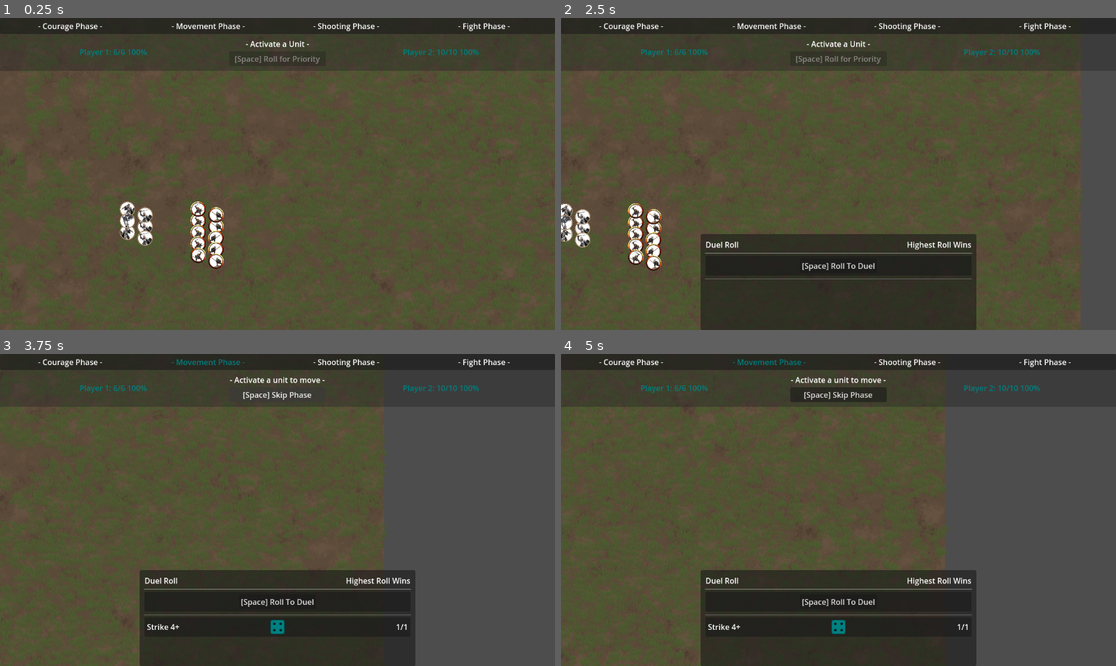
Above: before the commit, frames 1-4 (two rows, left to right).
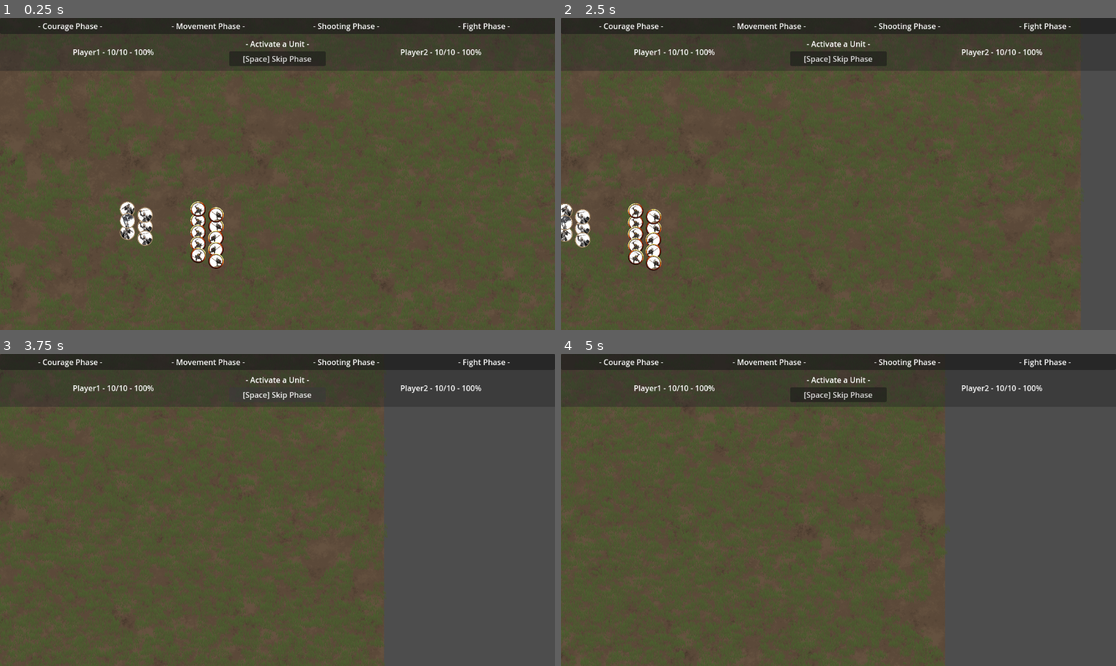
Above: after the commit, the same moments.

Repository: tharmoth/wargame
Game: Godot game, scene res://src/main.tscn
Two runs of this game, one before a commit and one after it. Both use one fixed random seed, a clock stepped at 60 frames per second and the inputs below.
Inputs (mouse positions are in pixels of both pictures, inside the frame that each line leads up to):
- Up to frame 1 (0.25 s): no input
- Up to frame 2 (2.5 s): click (838, 58) at 0.5 s, where only the run after the commit has a clickable "[Space] Skip Phase"; click (838, 58) at 1.25 s, where only the run after the commit has a clickable "[Space] Skip Phase"; tap Enter at 2 s; move the mouse to (705, 227) at 2.02 s; hold D (right) from 2.03 s (still down); click (705, 227) at 2.1 s; tap Space (space) at 2.3 s
- Up to frame 3 (3.75 s): release D (right) at 2.75 s; click (277, 600) at 2.75 s, where only the run before the commit has a clickable "[Space] Roll To Duel"; click "[Space] Roll for Priority" (after the commit: "[Space] Skip Phase") at 3.5 s
- Up to frame 4 (5 s): tap Space (space) at 4.25, 4.35 s; move the mouse to (727, 525) at 4.27 s; hold S (down) from 4.28 s (still down); click (727, 525) at 4.55 s

The runs differ from the first frame. In frame 1, 0.6% of the frame differs, in the area x 13-87%, y 10-15%; in frame 2, 16%; in frame 3, 16%, in the area x 13-87%, y 1-100%; in frame 4, 16%.
Error after the commit: Parse Error: Class "TurnManager" hides a global script class. (res://src/gui/next_turn_button.gd:1)

Commit message:
Reorganized Classes

Diff:
--- a/src/gui/gui.gd
+++ b/src/gui/gui.gd
@@ -6,7 +6,8 @@
 	STAB,
 	MISS,
 	TURN,
-	WALK
+	WALK,
+	ROLL
 }
 
 func _enter_tree() -> void:
@@ -43,18 +44,11 @@
 	%RollButton.connect("pressed", _button_pressed)
 
 func _button_pressed() -> void:
-	var audio : AudioStreamPlayer2D = %DiceRoll
-	audio.play()
 	TurnManager.button_pressed()
 
 func _process(delta : float) -> void:
 	if Input.is_action_just_pressed("space"):
-		if %FightGui.visible:
-			_button_pressed()
-		elif TurnManager.Instance.current_phase.can_end_phase():
-			TurnManager.end_phase()
-		else:
-			_button_pressed()
+		_button_pressed()
 
 #
 # Private
@@ -69,6 +63,8 @@
 			%TurnAudio.play()
 		Sound.WALK:
 			%WalkAudio.play()
+		Sound.ROLL:
+			%RollAudio.play()
 
 func _show_message(message : String) -> void:
 	var roll_row : RollRow = RollRow.scene.instantiate()
--- a/src/main.tscn
+++ b/src/main.tscn
@@ -1,17 +1,17 @@
 [gd_scene load_steps=61 format=4 uid="uid://b04ht6lcp6bll"]
 
 [ext_resource type="Texture2D" uid="uid://0vatctgjeqkt" path="res://data/Tileset.png" id="1_4hsw7"]
-[ext_resource type="PackedScene" uid="uid://b37ghh2g33fmw" path="res://src/unit.tscn" id="2_2v1yl"]
-[ext_resource type="Script" path="res://src/background_tilemap.gd" id="2_3r1ld"]
+[ext_resource type="PackedScene" uid="uid://b37ghh2g33fmw" path="res://src/rpg/unit.tscn" id="2_2v1yl"]
+[ext_resource type="Script" path="res://src/display/background_tilemap.gd" id="2_3r1ld"]
 [ext_resource type="Script" path="res://src/sk/sktilemap.gd" id="3_hch2e"]
-[ext_resource type="Script" path="res://src/tilemap_prop_spawner.gd" id="3_tv2ed"]
-[ext_resource type="PackedScene" uid="uid://chq7bhahdncm5" path="res://src/human.tscn" id="4_16xkx"]
+[ext_resource type="Script" path="res://src/sk/tilemap_prop_spawner.gd" id="3_tv2ed"]
+[ext_resource type="PackedScene" uid="uid://chq7bhahdncm5" path="res://src/rpg/human.tscn" id="4_16xkx"]
 [ext_resource type="Texture2D" uid="uid://cbxbwbks7vc6q" path="res://data/graphics/Grass5.png" id="4_f5pk6"]
 [ext_resource type="Texture2D" uid="uid://cv0uncrxnkr30" path="res://data/graphics/Grass2.png" id="4_qa127"]
 [ext_resource type="Texture2D" uid="uid://ynqhuujy1oem" path="res://data/MT_Sword.png" id="4_r5m01"]
-[ext_resource type="Script" path="res://src/stats.gd" id="4_urjio"]
+[ext_resource type="Script" path="res://src/rpg/stats.gd" id="4_urjio"]
 [ext_resource type="Texture2D" uid="uid://8odra3nmg2jh" path="res://data/MT_Spear.png" id="5_08co2"]
-[ext_resource type="Script" path="res://src/next_turn_button.gd" id="5_jd13d"]
+[ext_resource type="Script" path="res://src/gui/next_turn_button.gd" id="5_jd13d"]
 [ext_resource type="Texture2D" uid="uid://dhphmvt7kkqj1" path="res://data/MT_Banner.png" id="6_bxqvr"]
 [ext_resource type="Texture2D" uid="uid://bkr75yb0fwak3" path="res://data/MG_Sword_token.png" id="8_i1ja1"]
 [ext_resource type="Texture2D" uid="uid://ctul66n8lheb1" path="res://data/MG_Spear_token.png" id="9_jwldu"]
@@ -22,7 +22,7 @@
 [ext_resource type="Script" path="res://src/gui/phase_gui.gd" id="16_krslf"]
 [ext_resource type="Script" path="res://src/gui/player_info.gd" id="17_fpiss"]
 [ext_resource type="AudioStream" uid="uid://bc0ommhcdp18r" path="res://data/sfx/dice3.wav" id="17_l51fq"]
-[ext_resource type="Script" path="res://src/pan_camera.gd" id="17_xtrf0"]
+[ext_resource type="Script" path="res://src/sk/pan_camera.gd" id="17_xtrf0"]
 [ext_resource type="AudioStream" uid="uid://b3bgd7by7weqk" path="res://data/sfx/stab/zapsplat_warfare_sword_blade_tip_stab_dig_into_earth_soil_mud_009_93653.mp3" id="21_y7mm8"]
 [ext_resource type="AudioStream" uid="uid://qcebp044kvem" path="res://data/sfx/stab/zapsplat_warfare_sword_stab_into_body_flesh_light_squelch_93748.mp3" id="22_3w8ta"]
 [ext_resource type="AudioStream" uid="uid://byi6224j541q4" path="res://data/sfx/swing/swing.wav" id="23_v0bq3"]
@@ -294,12 +294,6 @@
 [sub_resource type="StyleBoxFlat" id="StyleBoxFlat_brkq5"]
 bg_color = Color(0.147672, 0.147672, 0.147672, 0.415686)
 
-[sub_resource type="AudioStreamRandomizer" id="AudioStreamRandomizer_6xkd4"]
-streams_count = 3
-stream_0/stream = ExtResource("15_26fok")
-stream_1/stream = ExtResource("16_kebbf")
-stream_2/stream = ExtResource("17_l51fq")
-
 [sub_resource type="AudioStreamRandomizer" id="AudioStreamRandomizer_t518l"]
 streams_count = 2
 stream_0/stream = ExtResource("21_y7mm8")
@@ -322,6 +316,12 @@
 stream_2/stream = ExtResource("29_1j5su")
 stream_3/stream = ExtResource("30_l4yqq")
 stream_4/stream = ExtResource("31_du64i")
+
+[sub_resource type="AudioStreamRandomizer" id="AudioStreamRandomizer_6xkd4"]
+streams_count = 3
+stream_0/stream = ExtResource("15_26fok")
+stream_1/stream = ExtResource("16_kebbf")
+stream_2/stream = ExtResource("17_l51fq")
 
 [node name="Node2D" type="Node2D"]
 position = Vector2(1, 0)
@@ -673,10 +673,6 @@
 layout_mode = 2
 size_flags_horizontal = 3
 
-[node name="DiceRoll" type="AudioStreamPlayer2D" parent="Gui/Control"]
-unique_name_in_owner = true
-stream = SubResource("AudioStreamRandomizer_6xkd4")
-
 [node name="BattleCompleteGui" type="VBoxContainer" parent="Gui/Control"]
 unique_name_in_owner = true
 visible = false
@@ -718,6 +714,10 @@
 stream = SubResource("AudioStreamRandomizer_kexk4")
 volume_db = -40.0
 max_polyphony = 20
+
+[node name="RollAudio" type="AudioStreamPlayer" parent="Gui"]
+unique_name_in_owner = true
+stream = SubResource("AudioStreamRandomizer_6xkd4")
 
 [node name="Camera2D" type="Camera2D" parent="."]
 position = Vector2(1554, 782)
--- /dev/null
+++ b/src/phases/turn_manager.gd
@@ -0,0 +1,175 @@
+class_name TurnManager extends Button
+
+static var Instance : TurnManager
+
+var current_phase : BasePhase = null
+var player1_phases : Array = []
+var player2_phases : Array = []
+var next_phase_requested : bool = false
+var battle : Battle = Battle.new()
+var player1_priority : bool = true
+
+#
+# Public
+#
+static func mouse_over(unit : Unit) -> void:
+	Instance._mouse_over(unit)
+
+static func mouse_exit(unit : Unit) -> void:
+	Instance._mouse_exit(unit)
+
+static func mouse_pressed(unit : Unit) -> void:
+	Instance._mouse_pressed(unit)
+
+static func button_pressed() -> void:
+	Instance._button_pressed()
+
+static func end_phase() -> void:
+	Instance._request_end_phase()
+
+static func end_battle() -> void:
+	Instance._end_battle()
+
+#
+# Godot
+#
+func _enter_tree() -> void:
+	Instance = self
+
+func _ready() -> void:
+	var priorityPhase : PriorityPhase = PriorityPhase.new()
+	priorityPhase.name = "priority"
+
+	var couragePhase : CouragePhase = CouragePhase.new()
+	couragePhase.team = "player1"
+	couragePhase.name = "courage"
+
+	var player2couragePhase : CouragePhase = CouragePhase.new()
+	player2couragePhase.team = "player2"
+	player2couragePhase.name = "courage"
+
+	var player1movement : MovementPhase = MovementPhase.new()
+	player1movement.team = "player1"
+	player1movement.name = "movement"
+
+	var player2movement : AIMovementPhase = AIMovementPhase.new()
+	player2movement.team = "player2"
+	player2movement.name = "movement"
+
+	var pairOffPhase : PairOffPhase = PairOffPhase.new()
+	pairOffPhase.name = "pair"
+
+	var player1supportPhase : SupportPhase = SupportPhase.new()
+	player1supportPhase.get_combats = pairOffPhase.get_combats
+	player1supportPhase.name = "support"
+
+	var player2SupportPhase : AISupportPhase = AISupportPhase.new()
+	player2SupportPhase.get_combats = pairOffPhase.get_combats
+	player2SupportPhase.team = "player2"
+	player2SupportPhase.name = "support"
+
+	var fightPhase : FightPhase = FightPhase.new()
+	fightPhase.get_combats = pairOffPhase.get_combats
+	fightPhase.get_supports1 = player1supportPhase.get_supports
+	fightPhase.get_supports2 = player2SupportPhase.get_supports
+	fightPhase.name = "fight"
+
+	var cleanupPhase : CleanupPhase = CleanupPhase.new()
+	cleanupPhase.name = "cleanup"
+
+	player1_phases.append(priorityPhase)
+	player1_phases.append(couragePhase)
+	player1_phases.append(player2couragePhase)
+	player1_phases.append(player1movement)
+	player1_phases.append(player2movement)
+	player1_phases.append(pairOffPhase)
+	player1_phases.append(player1supportPhase)
+	player1_phases.append(player2SupportPhase)
+	player1_phases.append(fightPhase)
+	player1_phases.append(cleanupPhase)
+
+	player2_phases.append(priorityPhase)
+	player2_phases.append(player2couragePhase)
+	player2_phases.append(couragePhase)
+	player2_phases.append(player2movement)
+	player2_phases.append(player1movement)
+	player2_phases.append(pairOffPhase)
+	player2_phases.append(player2SupportPhase)
+	player2_phases.append(player1supportPhase)
+	player2_phases.append(fightPhase)
+	player2_phases.append(cleanupPhase)
+
+	battle.player_1_starting_count = WargameUtils.get_units("player1").size()
+	battle.player_2_starting_count = WargameUtils.get_units("player2").size()
+
+	end_phase()
+
+func _pressed() -> void:
+	end_phase()
+
+func _process(delta: float) -> void:
+	if Input.is_action_just_pressed("left_click") and current_phase != null:
+		current_phase.mouse_pressed(SKTileMap.Instance.get_global_mouse_position())
+	disabled = not (current_phase == null or current_phase != null and current_phase.can_end_phase())
+	# print(str(next_phase_requested) + " " + str(_all_animations_finished()))
+	if next_phase_requested and _all_animations_finished():
+		next_phase_requested = false
+		_do_end_phase()
+
+#
+# Private
+#
+func _mouse_over(unit : Unit) -> void:
+	if current_phase != null: current_phase.mouse_over(unit)
+
+func _mouse_exit(unit : Unit) -> void:
+	if current_phase != null: current_phase.mouse_exit(unit)
+
+func _mouse_pressed(unit : Unit) -> void:
+	pass
+
+func _button_pressed() -> void:
+	if current_phase != null: current_phase.button_pressed()
+
+func _all_animations_finished() -> bool:
+	for unit : Unit in WargameUtils.get_units():
+		if unit.is_in_animation():
+			return false
+	return true
+
+func _request_end_phase() -> void:
+	next_phase_requested = true
+
+func _do_end_phase() -> void:
+	if current_phase != null and not current_phase.can_end_phase():
+		return
+
+	var current_index : int
+	if player1_priority:
+		current_index = player1_phases.find(current_phase)
+		if current_index == len(player1_phases) - 1:
+			current_index = 0
+			GUI.play_audio(GUI.Sound.TURN)
+		else:
+			current_index += 1
+	else:
+		current_index = player2_phases.find(current_phase)
+		if current_index == len(player2_phases) - 1:
+			current_index = 0
+			GUI.play_audio(GUI.Sound.TURN)
+		else:
+			current_index += 1
+
+	if current_phase != null:
+		current_phase.end_phase()
+
+	if player1_priority:
+		current_phase = player1_phases[current_index]
+	else:
+		current_phase = player2_phases[current_index]
+
+	current_phase.start_phase()
+	%PhaseGui.set_current_phase(current_phase.name)
+
+func _end_battle() -> void:
+	%BattleCompleteGui.show()
--- a/src/unit.tscn
+++ b/src/rpg/human.tscn
@@ -1,33 +1,33 @@
-[gd_scene load_steps=5 format=3 uid="uid://b37ghh2g33fmw"]
+[gd_scene load_steps=5 format=3 uid="uid://chq7bhahdncm5"]
 
-[ext_resource type="Script" path="res://src/unit.gd" id="1_y61sw"]
-[ext_resource type="Texture2D" uid="uid://k5afcyyhovku" path="res://data/goblin_token.png" id="2_5ikvt"]
-[ext_resource type="Script" path="res://src/stats.gd" id="2_itk8f"]
+[ext_resource type="Script" path="res://src/rpg/unit.gd" id="1_qb51t"]
+[ext_resource type="Script" path="res://src/rpg/stats.gd" id="2_3w3vi"]
+[ext_resource type="Texture2D" uid="uid://dpdyhproqirjd" path="res://data/human_token.png" id="2_bs4o6"]
 
-[sub_resource type="Resource" id="Resource_dnlab"]
+[sub_resource type="Resource" id="Resource_jjmvn"]
 resource_local_to_scene = true
-script = ExtResource("2_itk8f")
-unit_name = "Warrior of Minas Tirith"
-items = Array[String](["sword", "shield"])
-movement = 6
-fight_value = 4
+script = ExtResource("2_3w3vi")
+unit_name = "Mysterous Stranger"
+items = Array[String]([])
+movement = 5
+fight_value = 2
 strength = 3
-defense = 6
+defense = 5
 attacks = 1
 wounds = 1
 courage = 6
 
-[node name="Unit" type="Node2D"]
+[node name="Unit4" type="Node2D"]
 z_index = 1
-script = ExtResource("1_y61sw")
-team = null
-stats = SubResource("Resource_dnlab")
+position = Vector2(612, 229)
+script = ExtResource("1_qb51t")
+team = "player2"
+stats = SubResource("Resource_jjmvn")
 
 [node name="Sprite2D" type="Sprite2D" parent="."]
-show_behind_parent = true
 z_index = -1
 scale = Vector2(0.25, 0.25)
-texture = ExtResource("2_5ikvt")
+texture = ExtResource("2_bs4o6")
 
 [node name="Clickbox" type="Area2D" parent="."]
 
--- a/src/human.tscn
+++ b/src/rpg/unit.tscn
@@ -1,33 +1,33 @@
-[gd_scene load_steps=5 format=3 uid="uid://chq7bhahdncm5"]
+[gd_scene load_steps=5 format=3 uid="uid://b37ghh2g33fmw"]
 
-[ext_resource type="Script" path="res://src/unit.gd" id="1_qb51t"]
-[ext_resource type="Script" path="res://src/stats.gd" id="2_3w3vi"]
-[ext_resource type="Texture2D" uid="uid://dpdyhproqirjd" path="res://data/human_token.png" id="2_bs4o6"]
+[ext_resource type="Script" path="res://src/rpg/unit.gd" id="1_y61sw"]
+[ext_resource type="Texture2D" uid="uid://k5afcyyhovku" path="res://data/goblin_token.png" id="2_5ikvt"]
+[ext_resource type="Script" path="res://src/rpg/stats.gd" id="2_itk8f"]
 
-[sub_resource type="Resource" id="Resource_jjmvn"]
+[sub_resource type="Resource" id="Resource_dnlab"]
 resource_local_to_scene = true
-script = ExtResource("2_3w3vi")
-unit_name = "Mysterous Stranger"
-items = Array[String]([])
-movement = 5
-fight_value = 2
+script = ExtResource("2_itk8f")
+unit_name = "Warrior of Minas Tirith"
+items = Array[String](["sword", "shield"])
+movement = 6
+fight_value = 4
 strength = 3
-defense = 5
+defense = 6
 attacks = 1
 wounds = 1
 courage = 6
 
-[node name="Unit4" type="Node2D"]
+[node name="Unit" type="Node2D"]
 z_index = 1
-position = Vector2(612, 229)
-script = ExtResource("1_qb51t")
-team = "player2"
-stats = SubResource("Resource_jjmvn")
+script = ExtResource("1_y61sw")
+team = null
+stats = SubResource("Resource_dnlab")
 
 [node name="Sprite2D" type="Sprite2D" parent="."]
+show_behind_parent = true
 z_index = -1
 scale = Vector2(0.25, 0.25)
-texture = ExtResource("2_bs4o6")
+texture = ExtResource("2_5ikvt")
 
 [node name="Clickbox" type="Area2D" parent="."]
 
Renamed: src/background_tilemap.gd -> src/display/background_tilemap.gd
Renamed: src/cursor_manager.gd -> src/gui/cursor_manager.gd
Renamed: src/next_turn_button.gd -> src/gui/next_turn_button.gd
Renamed: src/battle.gd -> src/rpg/battle.gd
Renamed: src/movement.gd -> src/rpg/movement.gd
Renamed: src/phases/ai/ai_movement_phase.gd -> src/rpg/phases/ai/ai_movement_phase.gd
Renamed: src/phases/ai/ai_support_phase.gd -> src/rpg/phases/ai/ai_support_phase.gd
Renamed: src/phases/base_phase.gd -> src/rpg/phases/base_phase.gd
Renamed: src/phases/cleanup_phase.gd -> src/rpg/phases/cleanup_phase.gd
Renamed: src/phases/courage_phase.gd -> src/rpg/phases/courage_phase.gd
Renamed: src/phases/fight_phase.gd -> src/rpg/phases/fight_phase.gd
Renamed: src/phases/movement_phase.gd -> src/rpg/phases/movement_phase.gd
(and 11 more such lines)
